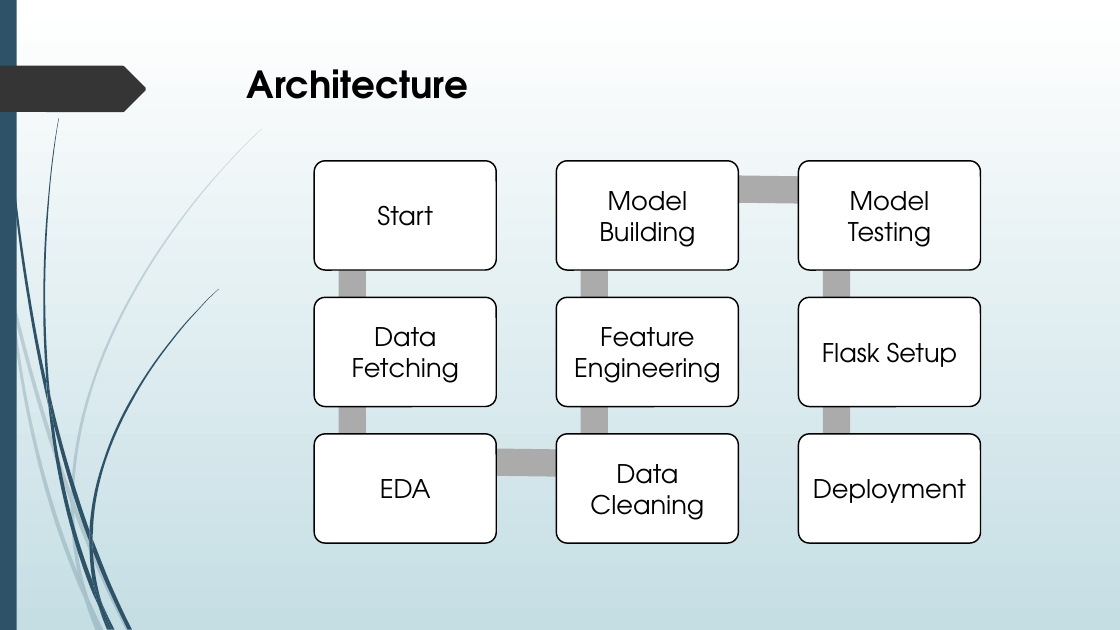
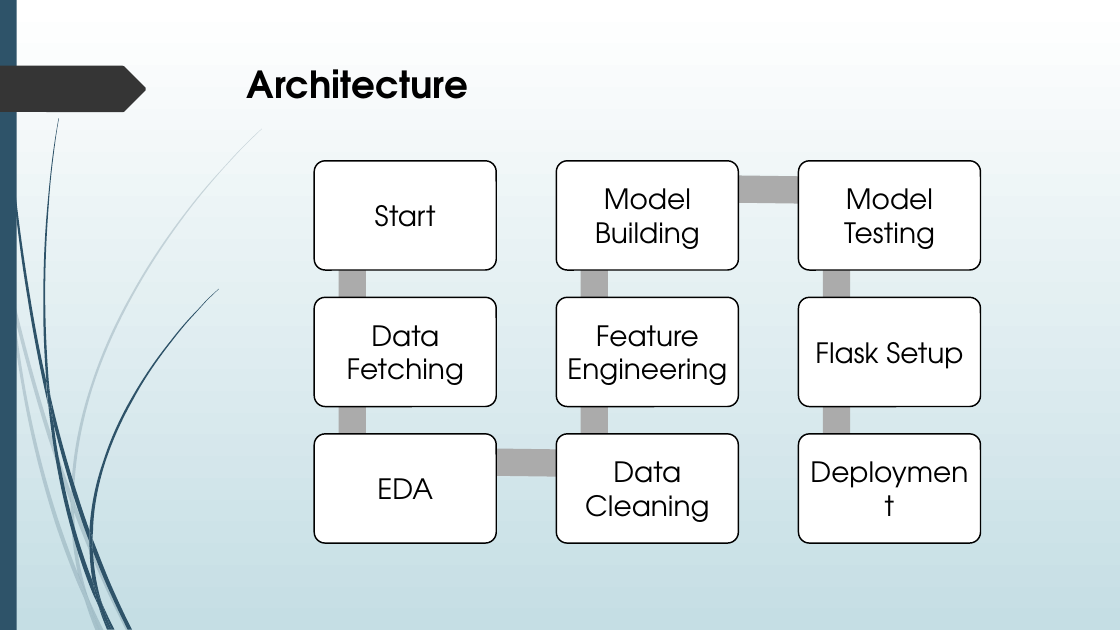
Before and after one commit to techner3/ConcreteStrengthPrediction, a slide deck: slide 3 of Documents/Concrete Strength Prediction DPR.pptx. Drawn at 1120x630 pixels with LibreOffice and Linux fonts; fonts in the diff are those of the drawing. Boxes give left, top, right and bottom in pixels: in the first picture for what was removed or moved away, otherwise in the second. Text is boxed around its words. In the diff, an @@ line names an element or a change of style, - is before the commit and + after.

```diff
--- a/Documents/Concrete Strength Prediction DPR.pptx
+++ b/Documents/Concrete Strength Prediction DPR.pptx
@@ size 22 to 24 pt in 9 elements at bbox=[375, 205, 436, 227], bbox=[347, 325, 464, 385], bbox=[377, 478, 433, 499], bbox=[585, 461, 709, 522], bbox=[567, 325, 727, 385], bbox=[595, 188, 700, 249], bbox=[844, 188, 935, 249], bbox=[815, 342, 963, 369], bbox=[799, 434, 981, 543] @@
```
Also in this commit, not shown: 3 other slides changed, 3 other files.
